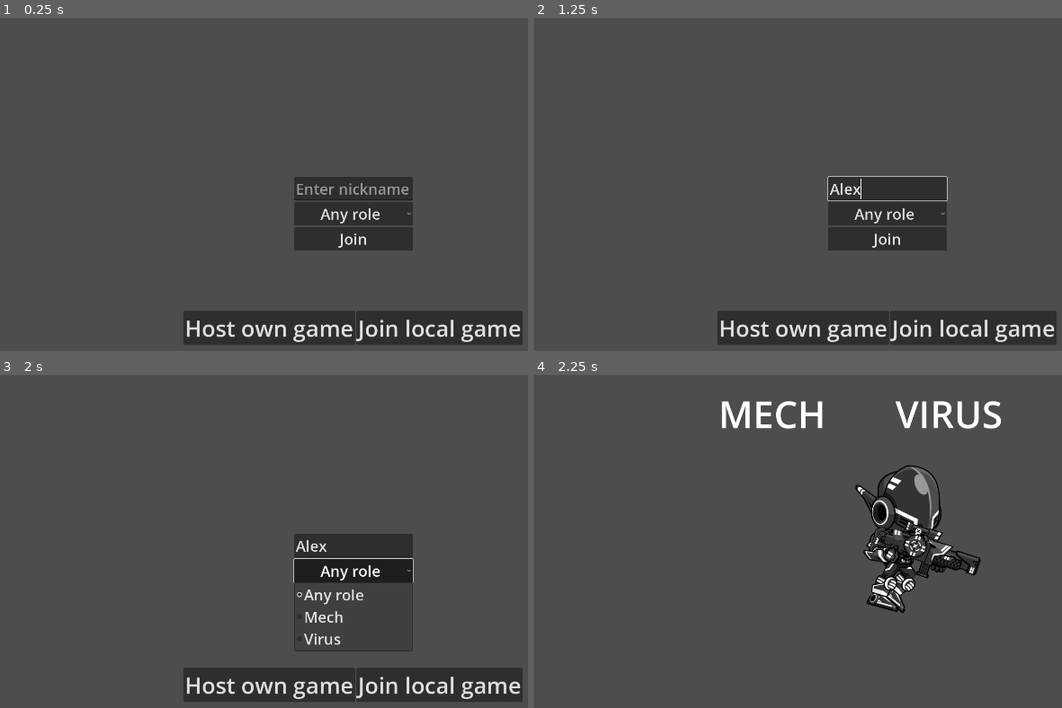
Above: before the commit, frames 1-4 (two rows, left to right).
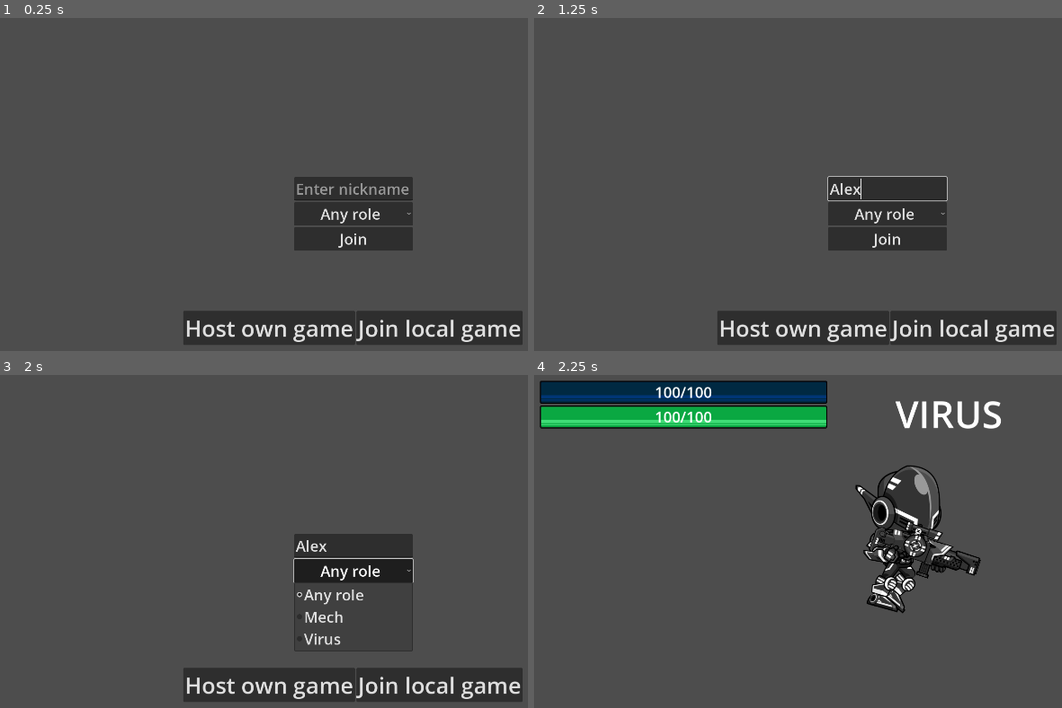
Above: after the commit, the same moments.

Repository: milana-94888u/digital-tandem
Game: Godot game, scene res://src/ui/game_lobby/game_lobby.tscn
Same seed, same stepped clock (60 frames per second), same inputs: the game is played once before the commit and once after it.
Inputs (mouse positions are in pixels of both pictures, inside the frame that each line leads up to):
- Up to frame 1 (0.25 s): no input
- Up to frame 2 (1.25 s): click (887, 187) at 0.52 s; type "Alex" at 0.6 s
- Up to frame 3 (2 s): click "Any role" at 1.25 s
- Up to frame 4 (2.25 s): click "Host own game" at 2 s

Frames 1-3 are identical in both runs. In frame 4, 7.7% of the frame differs, in the area x 1-56%, y 1-17%.

Commit message:
add mech ui bars

Diff:
--- a/src/game_world/game_world.gd
+++ b/src/game_world/game_world.gd
@@ -42,3 +42,7 @@
 
 func _on_front_door_virus_door_entered(teleport_position: Vector2) -> void:
 	$VirusWrapper/Virus.position = teleport_position - Vector2(960, 540)
+
+
+func _on_virus_teleport_to_mech_requested() -> void:
+	$VirusWrapper/Virus.position = $MechWrapper/Mech.position - Vector2(960, 600)
--- a/src/game_world/game_world.tscn
+++ b/src/game_world/game_world.tscn
@@ -66,6 +66,7 @@
 [connection signal="chat_requested" from="VirusWrapper/Virus" to="." method="_on_virus_chat_requested"]
 [connection signal="minigame_canceled" from="VirusWrapper/Virus" to="." method="_on_virus_minigame_canceled"]
 [connection signal="minigame_completed" from="VirusWrapper/Virus" to="." method="_on_virus_minigame_completed"]
+[connection signal="teleport_to_mech_requested" from="VirusWrapper/Virus" to="." method="_on_virus_teleport_to_mech_requested"]
 [connection signal="chat_closed" from="ChatCanvas/GameChat" to="." method="_on_game_chat_chat_closed"]
 [connection signal="object_chosen" from="GameObjects/Door" to="." method="_on_object_chosen"]
 [connection signal="object_chosen" from="GameObjects/FrontDoor" to="." method="_on_object_chosen"]
--- a/src/mech/mech.tscn
+++ b/src/mech/mech.tscn
@@ -1,9 +1,10 @@
-[gd_scene load_steps=38 format=3 uid="uid://bjxrh13ovurni"]
+[gd_scene load_steps=39 format=3 uid="uid://bjxrh13ovurni"]
 
 [ext_resource type="Script" path="res://src/mech/mech.gd" id="1_balh4"]
 [ext_resource type="Texture2D" uid="uid://b6dqw0sbs2v2d" path="res://assets/sprites/mech/Idle.png" id="2_rb24r"]
 [ext_resource type="Texture2D" uid="uid://dnnqji0fa202d" path="res://assets/sprites/mech/Jump.png" id="3_mn7ny"]
 [ext_resource type="Texture2D" uid="uid://cna6m26iebxk5" path="res://assets/sprites/mech/Walk.png" id="4_2jkil"]
+[ext_resource type="PackedScene" uid="uid://bs2bbf5ukhqf2" path="res://src/ui/players/mech_ui.tscn" id="5_pk7ov"]
 
 [sub_resource type="AtlasTexture" id="AtlasTexture_o5833"]
 atlas = ExtResource("2_rb24r")
@@ -277,13 +278,7 @@
 
 [node name="UICanvas" type="CanvasLayer" parent="."]
 
-[node name="Label" type="Label" parent="UICanvas"]
-offset_left = 509.0
-offset_top = 52.0
-offset_right = 795.0
-offset_bottom = 192.0
-theme_override_font_sizes/font_size = 100
-text = "MECH"
+[node name="MechUI" parent="UICanvas" instance=ExtResource("5_pk7ov")]
 
 [connection signal="mouse_entered" from="." to="." method="_on_mouse_entered"]
 [connection signal="mouse_exited" from="." to="." method="_on_mouse_exited"]
--- a/src/ui/health_bar.tscn
+++ b/src/ui/health_bar.tscn
@@ -5,6 +5,7 @@
 [ext_resource type="Texture2D" uid="uid://bmo0pvpff8pve" path="res://assets/sprites/health bar under.png" id="3_82j06"]
 
 [node name="health bar" type="TextureProgressBar"]
+modulate = Color(0, 0.247059, 1, 1)
 texture_filter = 1
 offset_right = 768.0
 offset_bottom = 64.0
--- /dev/null
+++ b/src/ui/players/mech_ui.gd
@@ -0,0 +1,29 @@
+extends Control
+
+
+@onready var energy_bar := $VBoxContainer/EnergyBar as TextureProgressBar
+@onready var energy_label := $VBoxContainer/EnergyBar/Label as Label
+@onready var health_bar := $VBoxContainer/HealthBar as TextureProgressBar
+@onready var health_label := $VBoxContainer/HealthBar/Label as Label
+
+
+func update_max_enegy(value: int) -> void:
+	var delta := energy_bar.max_value - value
+	energy_bar.max_value = value
+	update_energy(energy_bar.value + delta)
+
+
+func update_energy(value: int) -> void:
+	energy_bar.value = value
+	energy_label.text = "%d/%d" % [energy_bar.value, energy_bar.max_value]
+
+
+func update_max_health(value: int) -> void:
+	var delta := health_bar.max_value - value
+	health_bar.max_value = value
+	update_energy(health_bar.value + delta)
+
+
+func update_health(value: int) -> void:
+	health_bar.value = value
+	health_label.text = "%d/%d" % [health_bar.value, health_bar.max_value]
--- a/src/ui/players/mech_ui.tscn
+++ b/src/ui/players/mech_ui.tscn
@@ -1,4 +1,12 @@
-[gd_scene format=3 uid="uid://bs2bbf5ukhqf2"]
+[gd_scene load_steps=6 format=3 uid="uid://bs2bbf5ukhqf2"]
+
+[ext_resource type="Texture2D" uid="uid://bmo0pvpff8pve" path="res://assets/sprites/health bar under.png" id="1_4n1we"]
+[ext_resource type="Script" path="res://src/ui/players/mech_ui.gd" id="1_ff4x0"]
+[ext_resource type="Texture2D" uid="uid://hneso82rsryf" path="res://assets/sprites/health bar over.png" id="2_k0k80"]
+[ext_resource type="Texture2D" uid="uid://bgquwkoexmmv7" path="res://assets/sprites/health bar.png" id="3_danhu"]
+
+[sub_resource type="Theme" id="Theme_7q48q"]
+default_font_size = 40
 
 [node name="MechUI" type="Control"]
 layout_mode = 3
@@ -7,3 +15,61 @@
 anchor_bottom = 1.0
 grow_horizontal = 2
 grow_vertical = 2
+theme = SubResource("Theme_7q48q")
+script = ExtResource("1_ff4x0")
+
+[node name="VBoxContainer" type="VBoxContainer" parent="."]
+layout_mode = 1
+offset_left = 32.0
+offset_top = 32.0
+offset_right = 800.0
+offset_bottom = 160.0
+
+[node name="EnergyBar" type="TextureProgressBar" parent="VBoxContainer"]
+self_modulate = Color(0, 0.247059, 1, 1)
+layout_mode = 2
+size_flags_vertical = 3
+value = 100.0
+nine_patch_stretch = true
+stretch_margin_left = 7
+stretch_margin_top = 7
+stretch_margin_right = 7
+stretch_margin_bottom = 7
+texture_under = ExtResource("1_4n1we")
+texture_over = ExtResource("2_k0k80")
+texture_progress = ExtResource("3_danhu")
+
+[node name="Label" type="Label" parent="VBoxContainer/EnergyBar"]
+layout_mode = 1
+anchors_preset = 15
+anchor_right = 1.0
+anchor_bottom = 1.0
+grow_horizontal = 2
+grow_vertical = 2
+text = "100/100"
+horizontal_alignment = 1
+vertical_alignment = 1
+
+[node name="HealthBar" type="TextureProgressBar" parent="VBoxContainer"]
+layout_mode = 2
+size_flags_vertical = 3
+value = 100.0
+nine_patch_stretch = true
+stretch_margin_left = 7
+stretch_margin_top = 7
+stretch_margin_right = 7
+stretch_margin_bottom = 7
+texture_under = ExtResource("1_4n1we")
+texture_over = ExtResource("2_k0k80")
+texture_progress = ExtResource("3_danhu")
+
+[node name="Label" type="Label" parent="VBoxContainer/HealthBar"]
+layout_mode = 1
+anchors_preset = 15
+anchor_right = 1.0
+anchor_bottom = 1.0
+grow_horizontal = 2
+grow_vertical = 2
+text = "100/100"
+horizontal_alignment = 1
+vertical_alignment = 1
--- a/src/virus/virus.gd
+++ b/src/virus/virus.gd
@@ -6,6 +6,8 @@
 
 signal minigame_completed
 signal minigame_canceled
+
+signal teleport_to_mech_requested
 
 
 var control_processed := true
@@ -31,6 +33,8 @@
 		return
 	if event.is_action_pressed("ui_chat"):
 		chat_requested.emit()
+	elif event.is_action_pressed("ui_accept"):
+		teleport_to_mech_requested.emit()
 
 
 func finish_minigame(minigame: Minigame, result: Signal) -> void:
